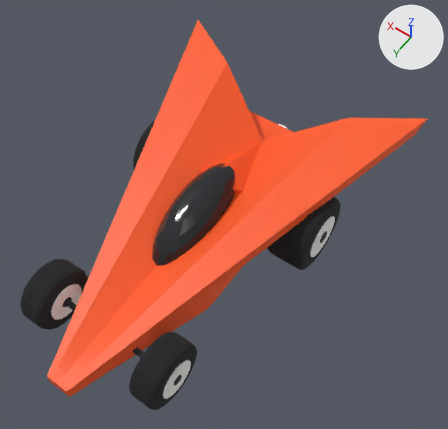
Two versions of the glTF model models/cars/delta.glb, one commit apart.
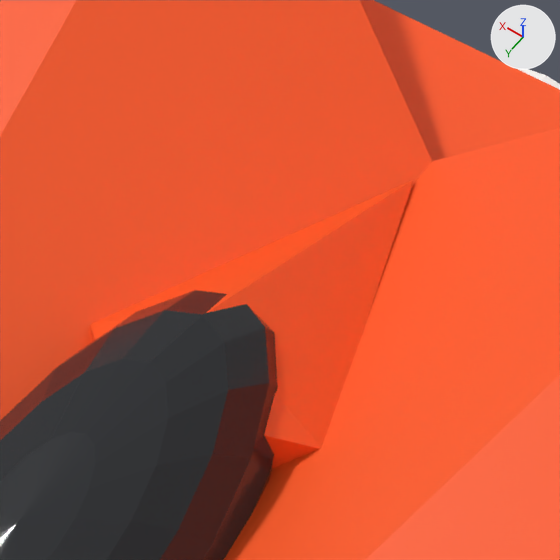
There are two pictures of each version: one whole from a 50 mm lens placed at (-2.6, 3.1, 5.86), pointed at (-0.24, -0.21, 0.67), one close up on the part from 42% to 64% of the width and 26% to 49% of the height. Every picture has the same lights, and +X, +Y and +Z are marked at upper right. The first two pictures are the older version. Vertices at exactly the same position are counted once.

In view in the first close-up: 'body'.
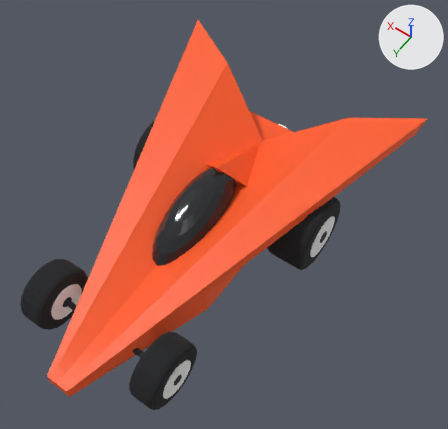
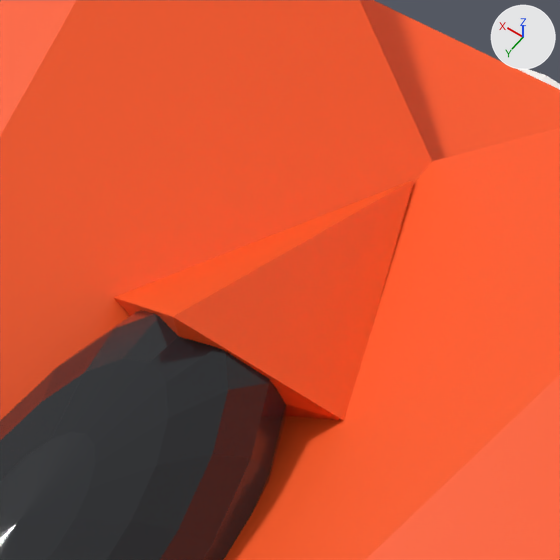
What differs and where, as boxes [x1, y1, x2, y2] in the close-ups (560 x 560 px; the box of a moved part takes in the faces that stretch with it):
part 1 of me_body, moved or reshaped
    before: [90, 180, 414, 468]
    after: [114, 180, 414, 421]

What changed in the scene script:
```text
Change me_body:
    where me_body.from_pydata(...)  # 699 vertices, 1371 faces; spans x -1.52..1.52, y -2.12..2.12, z 0.25..1.29
    used by ob_body; location = (0.0, 0.0, 0.0)
    me_body part 1
    me_body.vertices[430].co: (0.0, -0.23, 1.0) -> (0.0, -0.41, 1.07)  # pixel (116, 400) -> pixel (172, 316)
    me_body.vertices[431].co: (0.0, -0.51, 0.99) -> (0.0, -1.23, 0.75)  # pixel (204, 313) -> pixel (413, 179)
    me_body.vertices[432].co: (0.0, -1.23, 0.75) -> (0.28, -0.58, 0.8)  # pixel (413, 179) -> not seen
    me_body.vertices[433].co: (0.28, -0.51, 0.79) -> (-0.28, -0.58, 0.8)
    me_body.vertices[434].co: (-0.28, -0.51, 0.79) -> (0.0, -0.46, 0.87)
    me_body.vertices[435].co: (0.0, -0.23, 0.59) -> (0.0, -1.23, 0.7)
    me_body.vertices[436].co: (0.0, -1.23, 0.7) -> (0.0, -0.58, 0.63)
```
